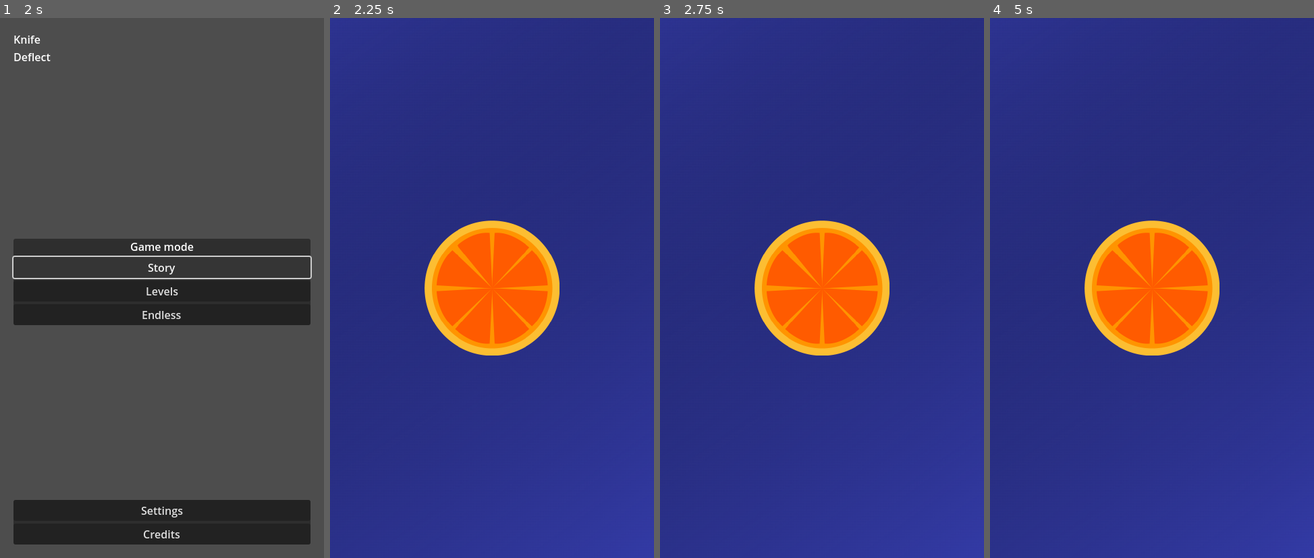
Above: before the commit, frames 1-4 (left to right).
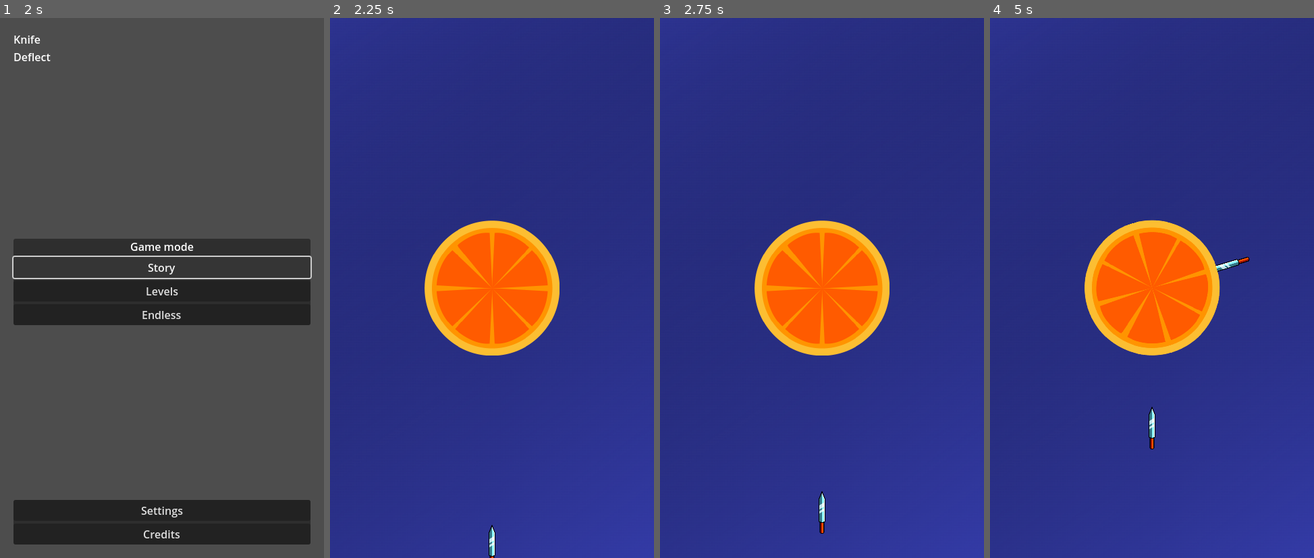
Above: after the commit, the same moments.

Repository: DimonNeAdekvat/Knife-Deflect
Game: Godot game, scene res://UI/main_menu.tscn
Same seed, same stepped clock (60 frames per second), same inputs: the game is played once before the commit and once after it.
Inputs:
- Up to frame 1 (2 s): click "Story" at 0.5 s; click "Story" at 1.25 s
- Up to frame 2 (2.25 s): click "Endless" at 2 s
- Up to frame 3 (2.75 s): no input
- Up to frame 4 (5 s): hold Right (ui_right) 2.78-3.53 s; hold Left (ui_left) 3.53-4.28 s; hold Right (ui_right) from 4.28 s (still down)

Frame 1 is identical in both runs. In frame 2, 0.1% of the frame differs, in the area x 48-52%, y 93-100%; in frame 3, 0.1%; in frame 4, 1.8%, in the area x 29-81%, y 37-80%.

Commit message:
this somewhat works

Diff:
--- /dev/null
+++ b/Components/damage_component.gd
@@ -0,0 +1,4 @@
+extends Node
+class_name DamageComponent
+
+@export var damage : float = 10.0
--- /dev/null
+++ b/Components/damage_component.tscn
@@ -0,0 +1,6 @@
+[gd_scene load_steps=2 format=3 uid="uid://177jxvh55qm8"]
+
+[ext_resource type="Script" path="res://Components/damage_component.gd" id="1_w5gta"]
+
+[node name="DamageComponent" type="Node"]
+script = ExtResource("1_w5gta")
--- /dev/null
+++ b/Components/damagebox_component.gd
@@ -0,0 +1,10 @@
+extends Area2D
+class_name DamageboxComponent
+
+@export var damage_component : DamageComponent
+
+func get_damage() -> float:
+	var damage : float = 0.0
+	if damage_component != null :
+		damage = damage_component.damage
+	return damage
--- /dev/null
+++ b/Components/damagebox_component.tscn
@@ -0,0 +1,6 @@
+[gd_scene load_steps=2 format=3 uid="uid://djpd7bjgc6f8v"]
+
+[ext_resource type="Script" path="res://Components/damagebox_component.gd" id="1_ow8us"]
+
+[node name="DamageboxComponent" type="Area2D"]
+script = ExtResource("1_ow8us")
--- /dev/null
+++ b/Components/health_component.gd
@@ -0,0 +1,24 @@
+extends Node
+class_name HealthComponent
+
+signal death
+
+@export var max_health : float = 100.0:
+	set(val):
+		max_health = val
+		if cur_health > max_health :
+			cur_health = max_health
+@export var cur_health : float = 100.0:
+	set(val):
+		cur_health = val
+		if cur_health > max_health :
+			cur_health = max_health
+		if cur_health <= 0.0:
+			cur_health = 0.0
+			emit_signal("death")
+
+func damage(ammount : float):
+	cur_health -= ammount
+
+func heal(ammount : float):
+	cur_health += ammount
--- /dev/null
+++ b/Components/health_component.tscn
@@ -0,0 +1,6 @@
+[gd_scene load_steps=2 format=3 uid="uid://y3sqw8omr58w"]
+
+[ext_resource type="Script" path="res://Components/health_component.gd" id="1_jp7tu"]
+
+[node name="HealthComponent" type="Node"]
+script = ExtResource("1_jp7tu")
--- /dev/null
+++ b/Components/hitbox_component.gd
@@ -0,0 +1,10 @@
+extends Area2D
+class_name HitboxComponent
+
+@export var health : HealthComponent
+
+func _on_area_entered(area):
+	if health == null :
+		return
+	if area is DamageboxComponent :
+		health.damage(area.get_damage())
--- /dev/null
+++ b/Components/hitbox_component.tscn
@@ -0,0 +1,8 @@
+[gd_scene load_steps=2 format=3 uid="uid://s4cu5jtw7owx"]
+
+[ext_resource type="Script" path="res://Components/hitbox_component.gd" id="1_gp3tc"]
+
+[node name="HitboxComponent" type="Area2D"]
+script = ExtResource("1_gp3tc")
+
+[connection signal="area_entered" from="." to="." method="_on_area_entered"]
--- /dev/null
+++ b/Prefabs/knife.gd
@@ -0,0 +1,22 @@
+extends Sprite2D
+
+@export var speed : float = 100.0
+
+var velocity : Vector2 = Vector2()
+
+func _ready():
+	top_level = true
+	velocity = Vector2.UP.rotated(self.rotation) * speed
+
+
+# Called every frame. 'delta' is the elapsed time since the previous frame.
+func _process(delta):
+	position += velocity * delta
+
+
+func _on_damagebox_entered(area):
+	if area is HitboxComponent :
+		$DamageboxComponent.set_deferred("monitoring",false)
+		set_process(false)
+		reparent(area.get_parent(),true)
+		top_level = false
--- /dev/null
+++ b/Prefabs/knife.tscn
@@ -0,0 +1,28 @@
+[gd_scene load_steps=6 format=3 uid="uid://dpfvaog00h344"]
+
+[ext_resource type="Texture2D" uid="uid://dot48u7d4nui" path="res://Assets/weapon_sprite.png" id="1_mpagp"]
+[ext_resource type="Script" path="res://Components/damagebox_component.gd" id="2_0uex3"]
+[ext_resource type="Script" path="res://Prefabs/knife.gd" id="2_i87b4"]
+[ext_resource type="Script" path="res://Components/damage_component.gd" id="3_t471e"]
+
+[sub_resource type="CapsuleShape2D" id="CapsuleShape2D_f24wh"]
+radius = 16.0
+height = 216.0
+
+[node name="Knife" type="Sprite2D"]
+scale = Vector2(0.25, 0.25)
+texture = ExtResource("1_mpagp")
+script = ExtResource("2_i87b4")
+
+[node name="DamageboxComponent" type="Area2D" parent="." node_paths=PackedStringArray("damage_component")]
+script = ExtResource("2_0uex3")
+damage_component = NodePath("../DamageComponent")
+
+[node name="CollisionShape2D" type="CollisionShape2D" parent="DamageboxComponent"]
+position = Vector2(0, 16)
+shape = SubResource("CapsuleShape2D_f24wh")
+
+[node name="DamageComponent" type="Node" parent="."]
+script = ExtResource("3_t471e")
+
+[connection signal="area_entered" from="DamageboxComponent" to="." method="_on_damagebox_entered"]
--- a/Scenes/controlable_log.tscn
+++ b/Scenes/controlable_log.tscn
@@ -1,17 +1,36 @@
-[gd_scene load_steps=4 format=3 uid="uid://bg358owmjt0nd"]
+[gd_scene load_steps=6 format=3 uid="uid://bg358owmjt0nd"]
 
 [ext_resource type="Script" path="res://Scripts/ControlableLog.gd" id="1_6f3ik"]
 [ext_resource type="Texture2D" uid="uid://c3tsxu6qgpmck" path="res://Assets/boss-Orange.png" id="2_kia1x"]
+[ext_resource type="Script" path="res://Components/health_component.gd" id="3_w1wge"]
+[ext_resource type="Script" path="res://Components/hitbox_component.gd" id="4_48ujn"]
 
 [sub_resource type="CircleShape2D" id="CircleShape2D_revv6"]
 radius = 100.0
 
 [node name="ControlableLog" type="CharacterBody2D"]
+motion_mode = 1
 script = ExtResource("1_6f3ik")
+spin_velocity = 80.0
+angular_damp = 10.0
+max_angular_vel = 180.0
 
 [node name="Boss-orange" type="Sprite2D" parent="."]
+z_index = 1
 scale = Vector2(0.5, 0.5)
 texture = ExtResource("2_kia1x")
 
 [node name="CollisionShape2D" type="CollisionShape2D" parent="."]
+visible = false
 shape = SubResource("CircleShape2D_revv6")
+disabled = true
+
+[node name="HealthComponent" type="Node" parent="."]
+script = ExtResource("3_w1wge")
+
+[node name="HitboxComponent" type="Area2D" parent="." node_paths=PackedStringArray("health")]
+script = ExtResource("4_48ujn")
+health = NodePath("../HealthComponent")
+
+[node name="CollisionShape2D" type="CollisionShape2D" parent="HitboxComponent"]
+shape = SubResource("CircleShape2D_revv6")
--- a/Scenes/main_scene.tscn
+++ b/Scenes/main_scene.tscn
@@ -1,14 +1,22 @@
-[gd_scene load_steps=3 format=3 uid="uid://comi8lkcrf2qe"]
+[gd_scene load_steps=4 format=3 uid="uid://comi8lkcrf2qe"]
 
 [ext_resource type="Texture2D" uid="uid://c311p8qlyy43p" path="res://Assets/background.png" id="1_n6q3i"]
+[ext_resource type="PackedScene" uid="uid://dpfvaog00h344" path="res://Prefabs/knife.tscn" id="3_y6p83"]
 [ext_resource type="PackedScene" uid="uid://bg358owmjt0nd" path="res://Scenes/controlable_log.tscn" id="4_8nmcl"]
 
 [node name="Node2D" type="Node2D"]
 
 [node name="Background" type="Sprite2D" parent="."]
 z_index = -1
-position = Vector2(235, 414)
 scale = Vector2(1.905, 1.905)
 texture = ExtResource("1_n6q3i")
 
 [node name="ControlableLog" parent="." instance=ExtResource("4_8nmcl")]
+
+[node name="Camera2D" type="Camera2D" parent="."]
+
+[node name="Knife" parent="." instance=ExtResource("3_y6p83")]
+position = Vector2(0, 400)
+
+[node name="Knife2" parent="." instance=ExtResource("3_y6p83")]
+position = Vector2(0, 500)
--- a/Scripts/ControlableLog.gd
+++ b/Scripts/ControlableLog.gd
@@ -1,14 +1,29 @@
 extends CharacterBody2D
 
+class_name Log
 
-@export var spin_velocity : float
+@export var spin_velocity : float = 40.0
+@export var angular_damp : float = 1.0
+@export var max_angular_vel : float = 100.0
 
-# Get the gravity from the project settings to be synced with RigidBody nodes.
-var screen_size : Vector2 = DisplayServer.window_get_size()
-
-func _ready():
-	position = screen_size / 2
-	print(screen_size)
+var rotat_vel : float = 0.0 :
+	set(val):
+		var sign = signf(val)
+		var absl = abs(val)
+		if absl > max_angular_vel:
+			absl = max_angular_vel
+		rotat_vel = sign * absl
 
 func _physics_process(delta):
-	pass
+	rotation_degrees += rotat_vel * delta
+	rotat_vel -= signf(rotat_vel) * delta * angular_damp
+	if Input.is_action_just_pressed("ui_left"):
+		rotate_left()
+	if Input.is_action_just_pressed("ui_right"):
+		rotate_right()
+
+func rotate_left():
+	rotat_vel += spin_velocity
+
+func rotate_right():
+	rotat_vel -= spin_velocity
--- a/UI/levels.gd
+++ b/UI/levels.gd
@@ -1,4 +1,3 @@
-@tool
 extends Control
 
 @export var go_back : PackedScene
--- a/UI/levels.tscn
+++ b/UI/levels.tscn
@@ -13,6 +13,8 @@
 offset_top = 20.0
 offset_right = -20.0
 offset_bottom = -20.0
+grow_horizontal = 2
+grow_vertical = 2
 script = ExtResource("1_mutc8")
 go_back = ExtResource("2_g3jyf")
 levels = Array[PackedScene]([ExtResource("3_6kslp")])
